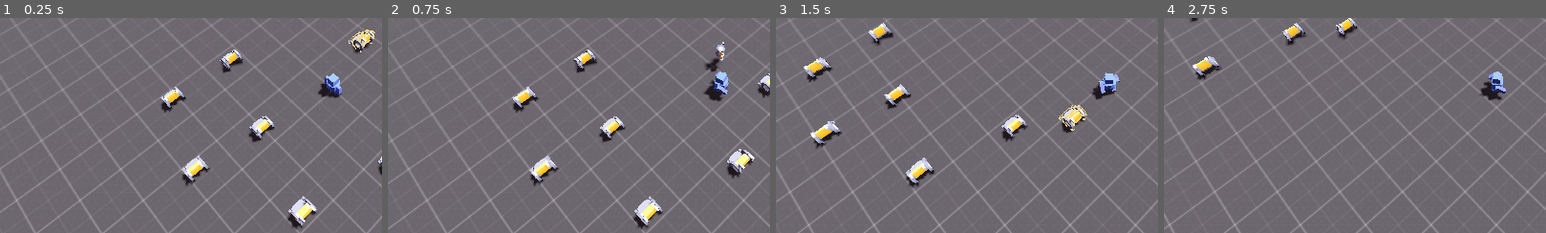
Above: before the commit, frames 1-4 (left to right).
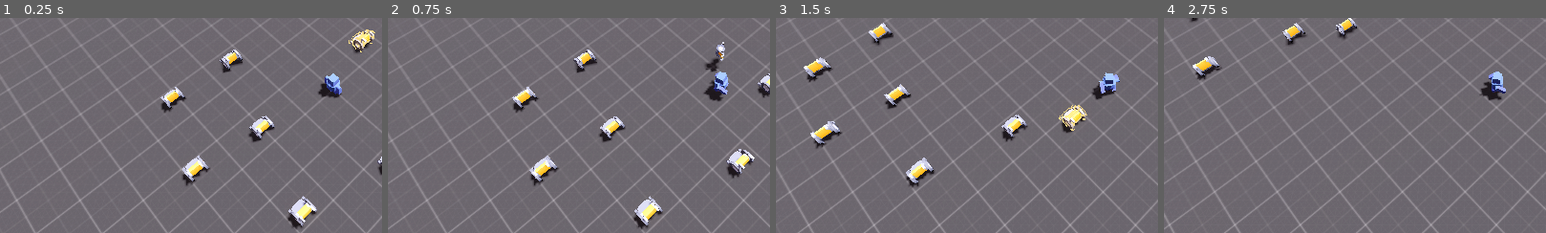
Above: after the commit, the same moments.

Repository: kurushimee/recycle-the-world
Game: Godot game, scene res://core/main.tscn
Same seed, same stepped clock (60 frames per second), same inputs: the game is played once before the commit and once after it.
Inputs:
- Up to frame 1 (0.25 s): no input
- Up to frame 2 (0.75 s): tap Enter at 0.5 s; hold D (move_right) from 0.53 s (still down); hold Space (interact) from 0.53 s (still down)
- Up to frame 3 (1.5 s): release D (move_right) at 1.28 s; release Space (interact) at 1.28 s; hold S (move_down) from 1.28 s (still down); tap 1 at 1.35 s
- Up to frame 4 (2.75 s): release S (move_down) at 2.03 s; hold D (move_right) from 2.03 s (still down); tap 2 at 2.1 s
The pictures show only the part of the screen within x 6-56%, y 35-85%; the shares and areas given below are measured in that part.

The runs differ from the first frame. In frame 1, 0.2% of the frame differs, in the area x 91-98%, y 5-16%; in frame 2, nothing differs; in frame 3, 0.2%, in the area x 74-81%, y 40-52%; in frame 4, nothing differs.

Commit message:
add tint material

Diff:
--- /dev/null
+++ b/common/shaders/outline/tint.tres
@@ -0,0 +1,10 @@
+[gd_resource type="StandardMaterial3D" load_steps=2 format=3 uid="uid://cus1ql1kkf5d8"]
+
+[ext_resource type="Material" uid="uid://s8gih4ls6u52" path="res://common/shaders/outline/outline_material.tres" id="1_a7spq"]
+
+[resource]
+next_pass = ExtResource("1_a7spq")
+transparency = 1
+blend_mode = 1
+albedo_color = Color(0.6901961, 0.4862745, 0, 0.2509804)
+stencil_flags = 2
--- a/core/preloads.gd
+++ b/core/preloads.gd
@@ -1,3 +1,3 @@
 extends Node
 
-var outline_material: Material = preload("res://common/shaders/outline/outline_material.tres")
+var outline_material: Material = preload("res://common/shaders/outline/tint.tres")
